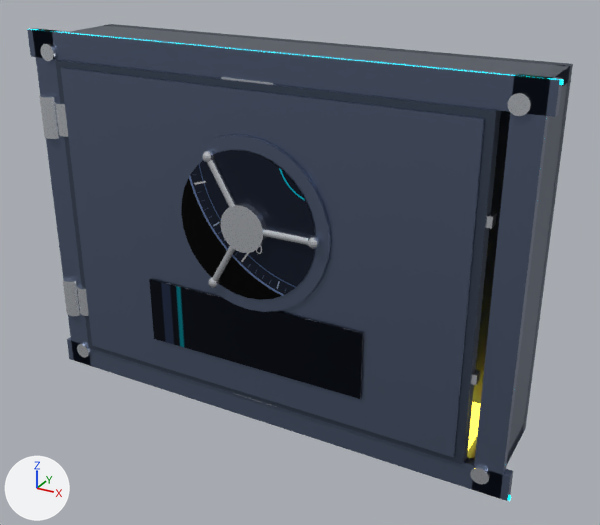
Before and after pictures for a commit that changed the glTF model public/models/lobby_vault.glb.
Before and after are seen from a 50 mm camera at (2.34, -3.8, 1.87) aimed at (0.14, 0.21, -0.14). Every picture has the same lights, and +X, +Y and +Z are marked at lower left. The older version comes first. Where no turn or scale is listed for an object, it has been applied to the vertices.

Objects in the first picture: 'DialDiscFace', 'DialHousing', 'FrontFrameBottom', 'FrontFrameLeft', 'FrontFrameRight', 'FrontFrameTop', 'HandleSpoke_1', 'SpokeKnob_1', 'VaultDoorBezel', 'VaultDoorSlab', 'VaultPlaque', 'WallBack', 'WallBottom', 'WallLeft', 'WallRight', 'WallTop' and 18 more.
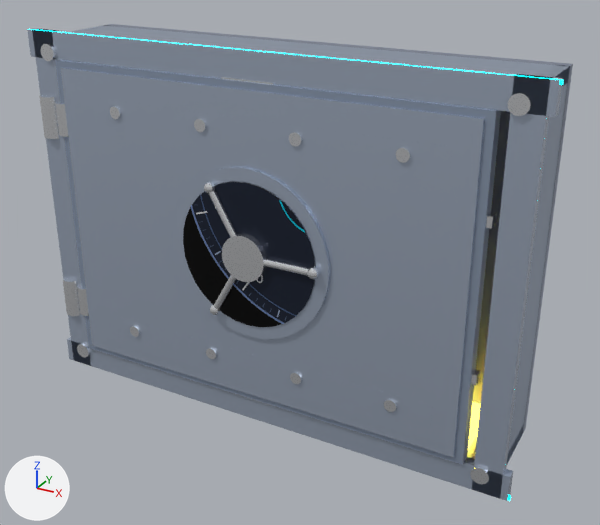
Edits to the bpy script that builds the scene:
```text
Change mat_matframe:
    mat_matframe.base_color: (0.14, 0.18, 0.28) -> (0.5, 0.58, 0.72)  # blue #697690 -> pale blue #bcc8dd
Change mat_matdarkinterior:
    mat_matdarkinterior.base_color: (0.06, 0.08, 0.12) -> (0.24, 0.28, 0.38)  # dark blue #455061 -> greyish blue #8690a6
Change mat_matchassis:
    mat_matchassis.base_color: (0.09, 0.12, 0.18) -> (0.36, 0.44, 0.58)  # dark blue #556176 -> greyish blue #a2b1c8
Change mat_matdial:
    mat_matdial.roughness: 0.35 -> 0.3
Add me_cube_030_1:
    me_cube_030_1.from_pydata(...)  # a box spanning x -1.15..1.15, y -0.01..0.01, z -0.07..0.07
    me_cube_030_1.materials.append(mat_matframe)  # pale blue #bcc8dd
Add me_cylinder_021:
    me_cylinder_021.from_pydata(...)  # a 12-sided cylinder along y spanning x -0.038..0.038, y -0.015..0.015, z -0.038..0.038
    me_cylinder_021.materials.append(mat_matchrome)  # white #f9fcff
Change ob_dialdiscface:
    ob_dialdiscface.location: (-0.02, -0.127, 0.18) -> (-0.02, -0.127, 0.0)
Change ob_dialhousing:
    ob_dialhousing.location: (-0.02, -0.105, 0.18) -> (-0.02, -0.105, 0.0)
Change ob_handlespoke_1:
    ob_handlespoke_1.location: (-0.125, -0.15, 0.362) -> (-0.125, -0.15, 0.182)
Change ob_spokeknob_1:
    ob_spokeknob_1.location: (-0.24, -0.15, 0.561) -> (-0.24, -0.15, 0.381)
Remove ob_vaultplaque:
    ob_vaultplaque = bpy.data.objects.new('VaultPlaque', me_cube_030)
    ob_vaultplaque.location = (-0.02, -0.115, -0.52)
Add ob_doorreinforcetop:
    ob_doorreinforcetop = bpy.data.objects.new('DoorReinforceTop', me_cube_030_1)
    ob_doorreinforcetop.location = (-0.02, -0.098, 0.72)
Add ob_doorreinforcebottom:
    ob_doorreinforcebottom = bpy.data.objects.new('DoorReinforceBottom', me_cube_030_1.copy())
    ob_doorreinforcebottom.location = (-0.02, -0.098, -0.72)
Add ob_cylinder_007:
    ob_cylinder_007 = bpy.data.objects.new('Cylinder.007', me_cylinder_021)
    ob_cylinder_007.location = (0.89, -0.105, -0.72)
Add ob_cylinder_006:
    ob_cylinder_006 = bpy.data.objects.new('Cylinder.006', me_cylinder_021.copy())
    ob_cylinder_006.location = (0.89, -0.105, 0.72)
Add ob_cylinder_005:
    ob_cylinder_005 = bpy.data.objects.new('Cylinder.005', me_cylinder_021.copy())
    ob_cylinder_005.location = (0.29, -0.105, -0.72)
Add ob_cylinder_004:
    ob_cylinder_004 = bpy.data.objects.new('Cylinder.004', me_cylinder_021.copy())
    ob_cylinder_004.location = (0.29, -0.105, 0.72)
Add ob_cylinder_003:
    ob_cylinder_003 = bpy.data.objects.new('Cylinder.003', me_cylinder_021.copy())
    ob_cylinder_003.location = (-0.31, -0.105, -0.72)
Add ob_cylinder_002:
    ob_cylinder_002 = bpy.data.objects.new('Cylinder.002', me_cylinder_021.copy())
    ob_cylinder_002.location = (-0.31, -0.105, 0.72)
Add ob_cylinder_001:
    ob_cylinder_001 = bpy.data.objects.new('Cylinder.001', me_cylinder_021.copy())
    ob_cylinder_001.location = (-0.91, -0.105, -0.72)
Add ob_cylinder:
    ob_cylinder = bpy.data.objects.new('Cylinder', me_cylinder_021.copy())
    ob_cylinder.location = (-0.91, -0.105, 0.72)
```

Changed parts and their boxes [x1, y1, x2, y2] in the pictures (600 x 525 px):
'VaultDoorBezel', recoloured (blue to pale blue)
    both: [61, 68, 485, 457]
'DialDiscFace', surface changed, moved
    before: [181, 150, 315, 300]
    after: [183, 181, 315, 327]
'FrontFrameTop', recoloured (blue to pale blue)
    both: [27, 28, 563, 117]
'FrontFrameRight', recoloured (blue to pale blue)
    both: [472, 74, 553, 499]
'VaultPlaque', deleted
    before: [149, 279, 363, 399]
'DialHousing', recoloured, moved
    before: [171, 134, 331, 312]
    after: [173, 166, 330, 339]
'VaultDoorSlab', recoloured
    both: [55, 60, 501, 464]
'DoorReinforceTop', added (pale blue)
    after: [81, 96, 452, 175]
'FrontFrameBottom', recoloured
    both: [67, 337, 513, 501]
'DoorReinforceBottom', added (pale blue)
    after: [104, 312, 432, 427]
'WallTop', recoloured (lighter)
    both: [79, 26, 570, 85]
'WallRight', recoloured (lighter)
    both: [506, 65, 570, 466]
'WallBack', recoloured
    both: [108, 24, 573, 433]
'FrontFrameLeft', recoloured (blue to pale blue)
    both: [32, 29, 91, 366]
'HandleSpoke_1', moved
    before: [207, 159, 236, 207]
    after: [209, 191, 237, 238]
'SpokeKnob_1', moved
    before: [202, 150, 214, 163]
    after: [203, 181, 216, 194]
'WallBottom', recoloured
    both: [467, 426, 524, 461]
'Cylinder.006', added
    after: [395, 147, 411, 163]
'Cylinder.004', added
    after: [288, 132, 303, 146]
'Cylinder.002', added
    after: [194, 118, 207, 132]
'Cylinder.007', added
    after: [384, 399, 397, 412]
'Cylinder', added
    after: [110, 106, 121, 119]
'Cylinder.005', added
    after: [290, 372, 302, 384]
'Cylinder.003', added
    after: [206, 347, 217, 359]
'WallLeft', recoloured
    both: [70, 25, 111, 32]
'Cylinder.001', added
    after: [130, 325, 140, 337]
